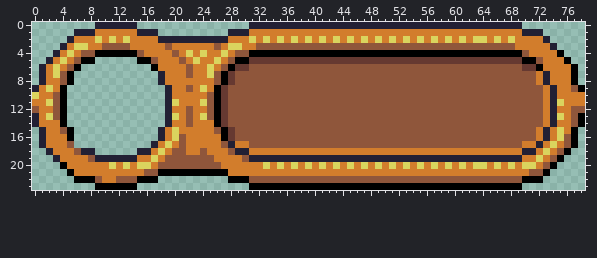
Two versions of one sprite sheet, 3 Card Poker Final/sprites/sprSmallTextBox/6ea27b77-be6d-4cae-bd5c-f36823328400.png. The picture above was drawn from the file before the commit.
The file is 79x24 pixels.
The result:
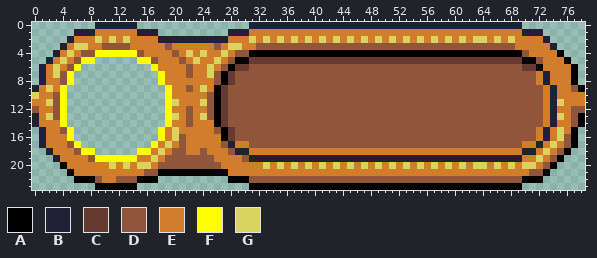
Palette (. is transparent): A #000000  B #222034  C #663931  D #8f563b  E #d27d2c  F #ffff00  G #dad45e
Edits made:
@@ x 2..21 @@
  3 ..BEGGEEDDDDEEEEEDEE
- 4 .BEGEDDAAAAAADEEEEDE
- 5 BEGEDAA......AADEEED
- 6 EGEDA..........AEEEE
- 7 EGDA............BEEE
- 8 EEDA............BEEE
- 9 GEA..............BEE
-10 EDA..............BEE
-11 GDA..............BGE
-12 EDA..............BEE
-13 GDA..............BGE
-14 EEA..............BEE
-15 EEDA............BEGE
-16 EEEA............BEGD
-17 EEED...........BEGED
-18 BEEEDBB......BBEGEDD
-19 .BEEEEDBBBBBBEEGEDDD
+ 4 .BEGEDDFFFFFFDEEEEDE
+ 5 BEGEDFF......FFDEEED
+ 6 EGEDF..........FEEEE
+ 7 EGDF............FEEE
+ 8 EEDF............FEEE
+ 9 GEF..............FEE
+10 EDF..............FEE
+11 GDF..............FGE
+12 EDF..............FEE
+13 GDF..............FGE
+14 EEF..............FEE
+15 EEDF............FEGE
+16 EEEF............FEGD
+17 EEEDF..........FEGED
+18 BEEEDFF......FFEGEDD
+19 .BEEEEDFFFFFFEEGEDDD
 20 ..AEEEEEEGEGEGGEDDDD
